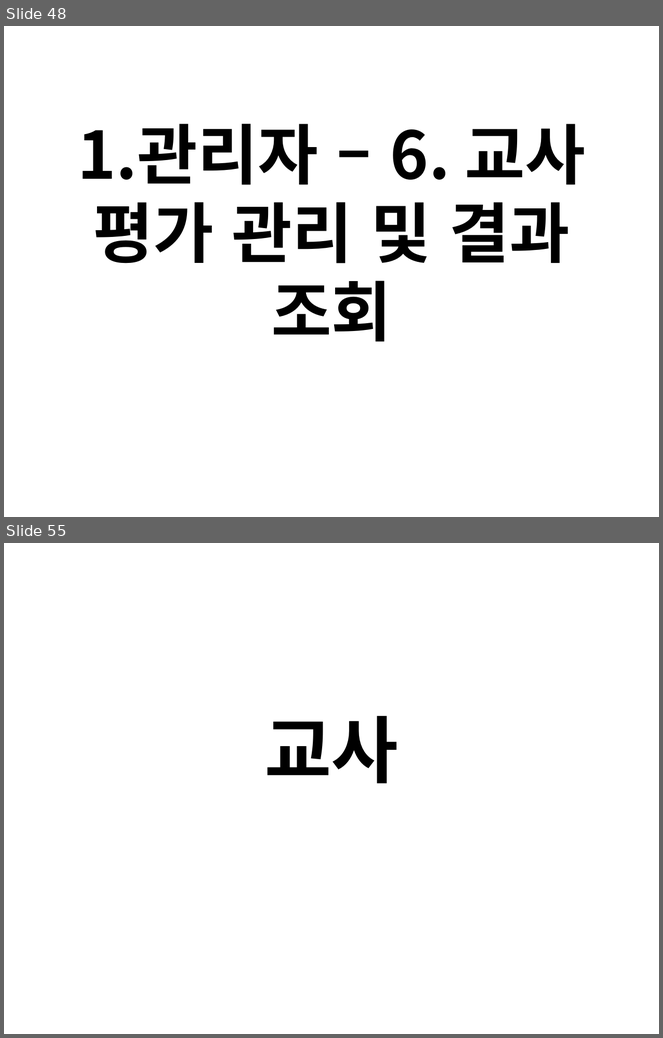
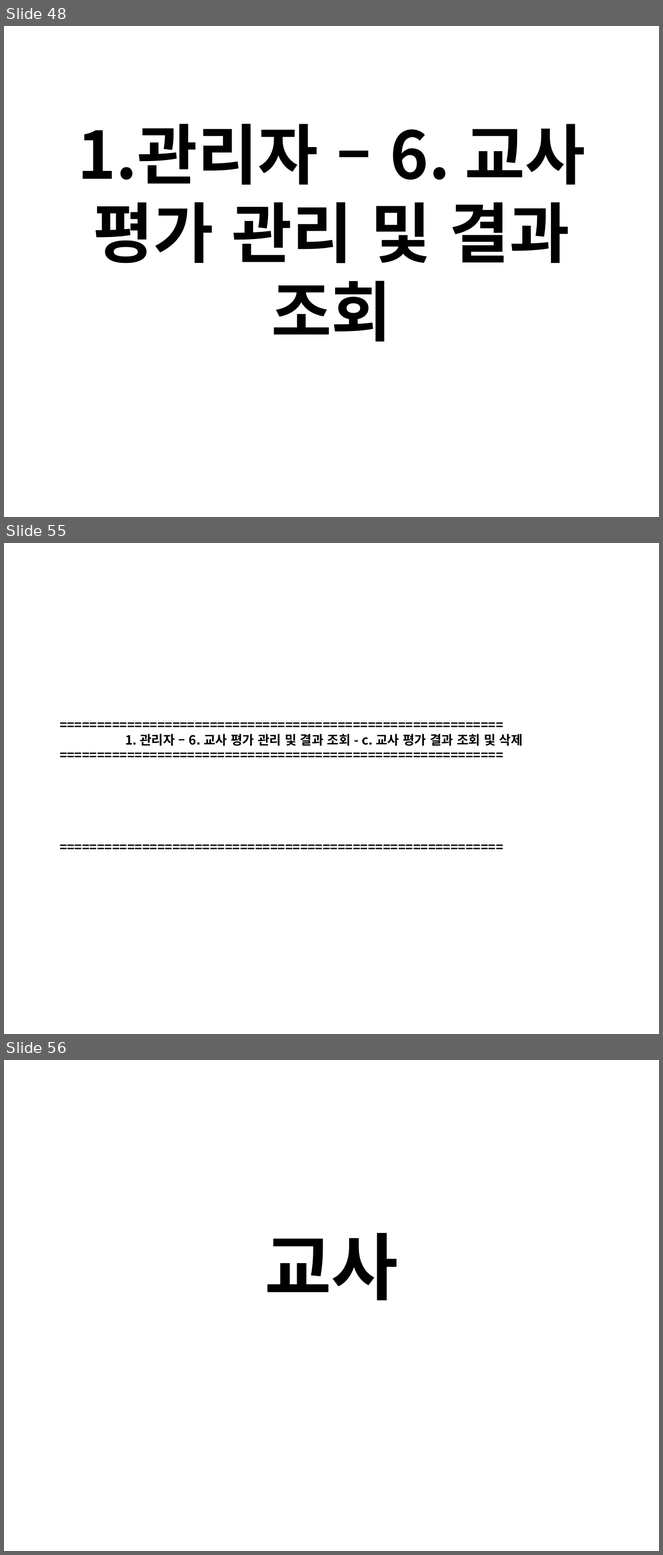
Before and after one commit to Yian-Kim/SEDU-Center, a slide deck: 03. 화면설계/01. 관리자/[디비2조]화면설계_관리자.pptx. Shown one above the other, each under a label of ours: slides 48 and 55 before the commit, slides 48, 55 and 56 after it; the slides between them are not shown. The pictures are 663x1038 and 663x1555 pixels, drawn with LibreOffice and Linux fonts; fonts in the diff are those of the drawing. Boxes give left, top, right and bottom in pixels: in the first picture for what was removed or moved away, otherwise in the second. Text is boxed around its words. In the diff, an @@ line names an element or a change of style, - is before the commit and + after.

Commit message:
Modify File [[디비2조]화면설계_관리자.pptx]
1. POWER POINT 파일 수정

- [디비2조]화면설계_관리자.pptx 파일 수정
  (03. 화면설계\01. 관리자\[디비2조]화면설계_관리자.pptx)
- 관리자 메뉴 5번 출결 관리 및 출결조회 수정
- 근태상황 수정 기능 추가

```diff
--- a/03. 화면설계/01. 관리자/[디비2조]화면설계_관리자.pptx
+++ b/03. 화면설계/01. 관리자/[디비2조]화면설계_관리자.pptx
@@ slide 55 added at <box>4,543,659,1034</box>, background #FFFFFF @@
@@ text added at <box>125,734,523,746</box>, 14 pt, text #000000, bold @@
+===========================================================
+1. 관리자 – 6. 교사 평가 관리 및 결과 조회 - c. 교사 평가 결과 조회 및 삭제
+===========================================================
+===========================================================
@@ what was slide 55 is now slide 56 @@
```
Also in this commit, not shown: 10 slides changed.
